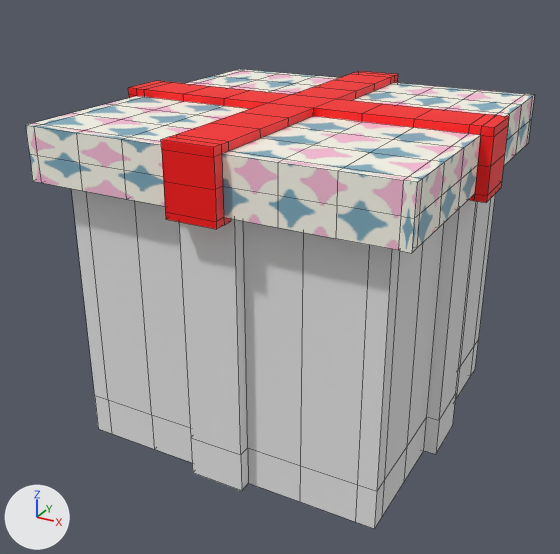
One commit to the Blender file resource/Materials/Model/edited_models_with_new_1024_texture/gift.blend: the scene before it, then after it.
Both versions are drawn from a 50 mm lens placed at (0.644, -1.253, 0.897), pointed at (-0.019, -0.049, 0.295). Arrows for +X, +Y and +Z are at lower left; the lights stay in place. Mesh edges are drawn as thin lines.

Names of what the first picture shows: 'box', 'door'.
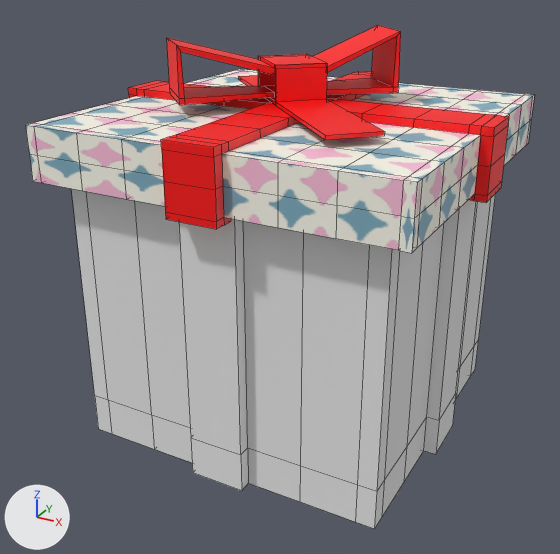
Commit message: fix gift

The change, as JSON lines over the scene's bpy script:
```json
{"block": "me_door", "where": "# used by ob_door; location = (0.0, 0.0, 0.612); scale = (0.411, 0.411, 0.24)"}
{"op": "remove", "block": "me_door", "code": "me_door.from_pydata(...)  # 356 vertices, 354 faces; spans x -0.87..0.87, y -0.87..0.87, z -0.45..0.06"}
{"op": "add", "block": "me_door", "code": "me_door.from_pydata(...)  # 444 vertices, 442 faces; spans x -0.87..0.87, y -0.87..0.87, z -0.45..0.55"}
{"block": "me_door", "change": "me_door part 1: a new loose piece of 44 vertices spanning x -0.54..0.56, y -0.59..0.5, z 0.06..0.34, in mat_gift_texture_2_png (picture img_gift_texture_2_png)"}
{"block": "me_door", "change": "me_door part 2: a new loose piece of 44 vertices spanning x -0.54..0.34, y -0.42..0.46, z 0.09..0.55, in mat_gift_texture_2_png (picture img_gift_texture_2_png)"}
```

Pixel boxes [x1, y1, x2, y2] of what changed, in the pictures (560 x 554 px):
```json
{"object": "door", "change": "reshaped", "before": [25, 69, 534, 253], "after": [25, 25, 534, 253], "on screen": "24% taller"}
{"part": 1, "of": "me_door", "change": "added", "after": [238, 54, 385, 140], "on screen": "red"}
{"part": 2, "of": "me_door", "change": "added", "after": [167, 25, 401, 105], "on screen": "red"}
```
